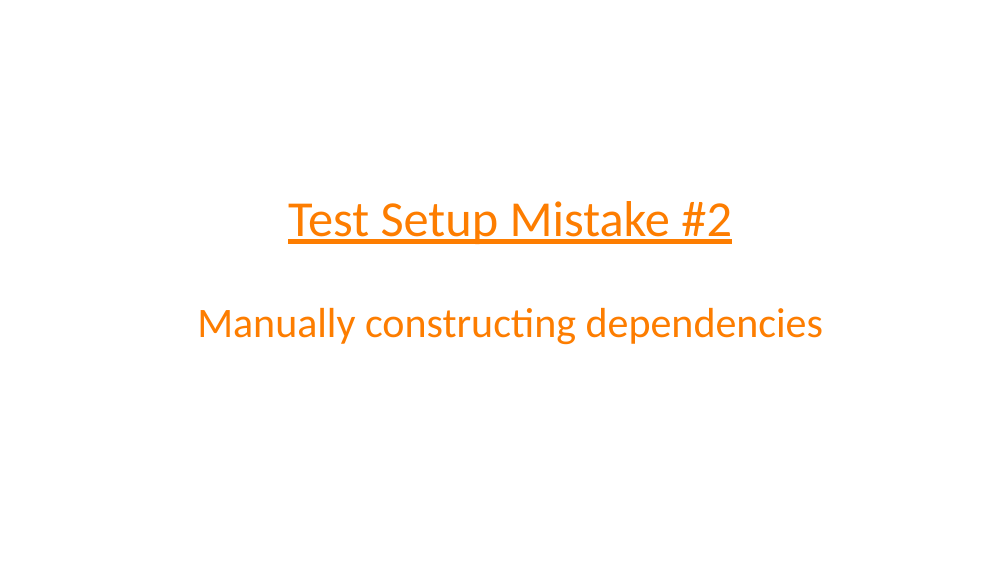
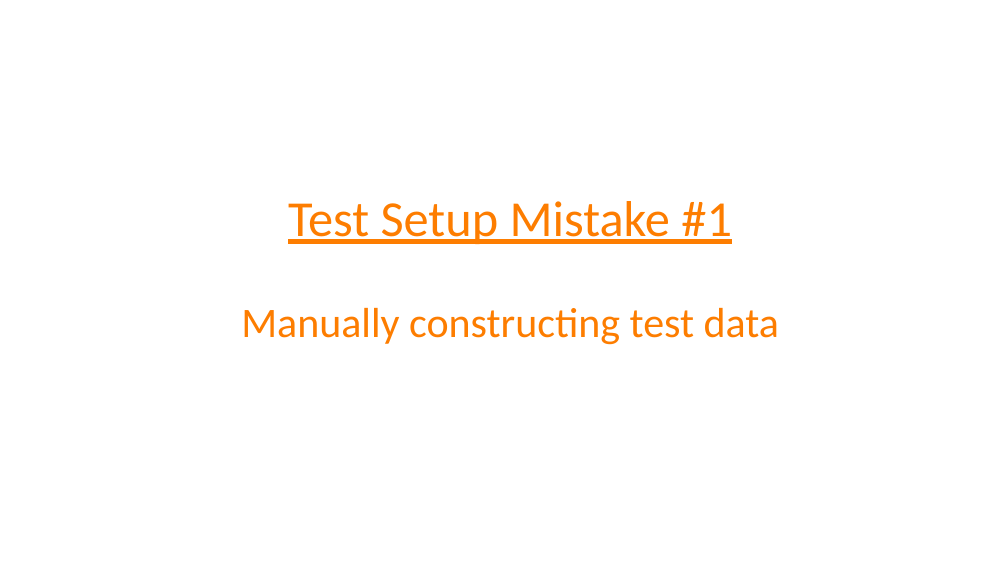
Before and after one commit to spetryjohnson/Talk-Patterns_of_Effective_Test_Setup, a slide deck: slide 26 of POETS - CodeMash 2017.pptx (slide 28 before the commit). Drawn at 1008x567 pixels with LibreOffice and Linux fonts; fonts in the diff are those of the drawing. Boxes give left, top, right and bottom in pixels: in the first picture for what was removed or moved away, otherwise in the second. Text is boxed around its words. In the diff, an @@ line names an element or a change of style, - is before the commit and + after.

```diff
--- a/POETS - CodeMash 2017.pptx
+++ b/POETS - CodeMash 2017.pptx
@@ title at box(241, 201, 779, 345): text changed @@
-Test Setup Mistake #2
-Manually constructing dependencies
+Test Setup Mistake #1
+Manually constructing test data
```
Also in this commit, not shown: 15 other slides changed, 2 slides added, 2 slides removed, 1 other file.
